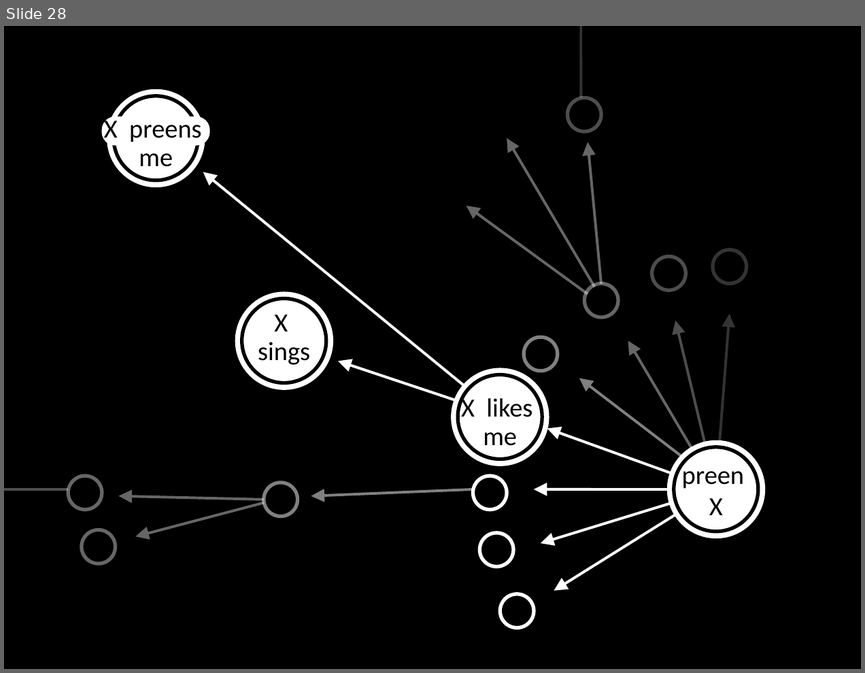
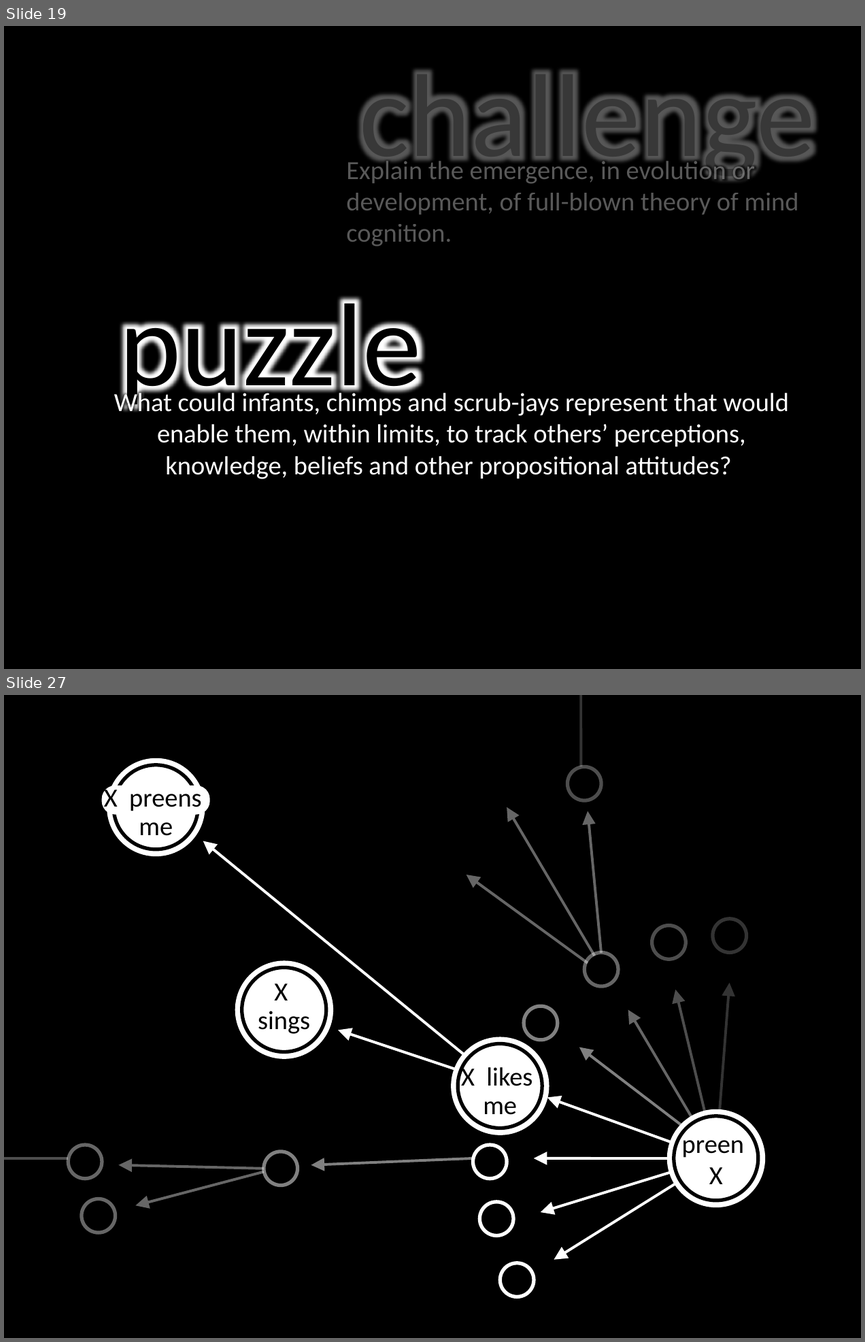
Before and after one commit to butterfill/minimal-theory-of-mind-cuny, a slide deck: minimal theory of mind cuny 03.pptx. Shown one above the other, each under a label of ours: slide 28 before the commit, slides 19 and 27 after it; the slides between them are not shown. The pictures are 865x673 and 865x1342 pixels, drawn with LibreOffice and Linux fonts; fonts in the diff are those of the drawing; background and template pictures are left out. Boxes give left, top, right and bottom in pixels: in the first picture for what was removed or moved away, otherwise in the second. Text is boxed around its words. In the diff, an @@ line names an element or a change of style, - is before the commit and + after.

```diff
--- a/minimal theory of mind cuny 03.pptx
+++ b/minimal theory of mind cuny 03.pptx
@@ slide 19 added at (x1=4, y1=26, x2=861, y2=669), background picture (left out) @@
@@ text added at (x1=360, y1=72, x2=815, y2=182), 99 pt, text #000000 at 34% opacity @@
+challenge
@@ text added at (x1=346, y1=157, x2=799, y2=246), 22 pt, text #FFFFFF at 34% opacity @@
+Explain the emergence, in evolution or development, of full-blown theory of mind cognition.
@@ text added at (x1=119, y1=297, x2=422, y2=412), 99 pt, text #000000 @@
+puzzle
@@ text added at (x1=114, y1=389, x2=789, y2=479), 22 pt, text #FFFFFF @@
+What could infants, chimps and scrub-jays represent that would enable them, within limits, to track others’ perceptions, knowledge, beliefs and other propositional attitudes?
@@ what was slide 28 is now slide 27 @@
```
Also in this commit, not shown: 2 slides changed, 10 other slides added, 17 slides removed, 5 other files.
